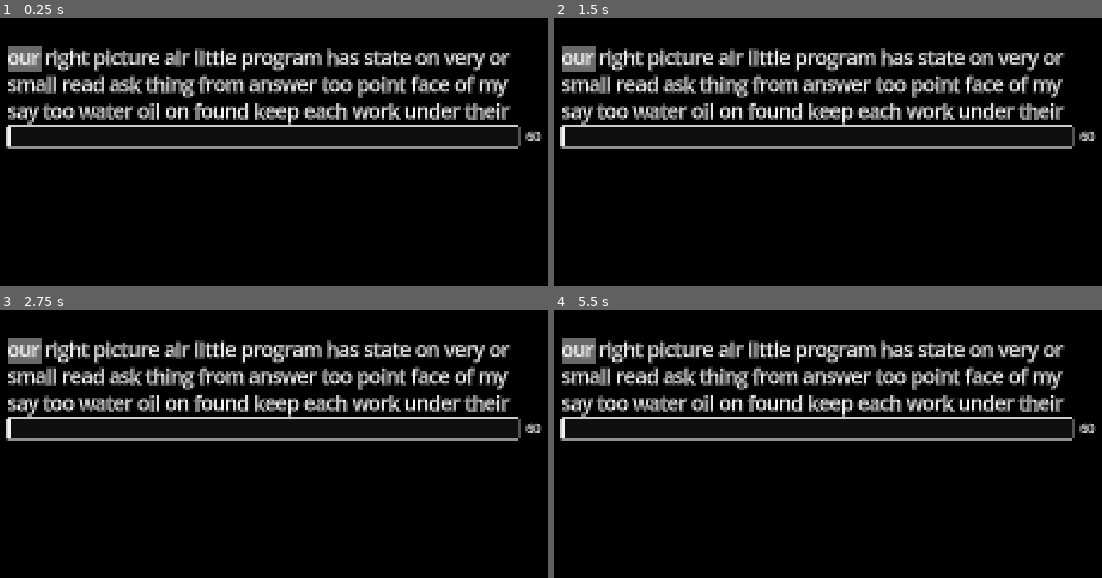
Above: before the commit, frames 1-4 (two rows, left to right).
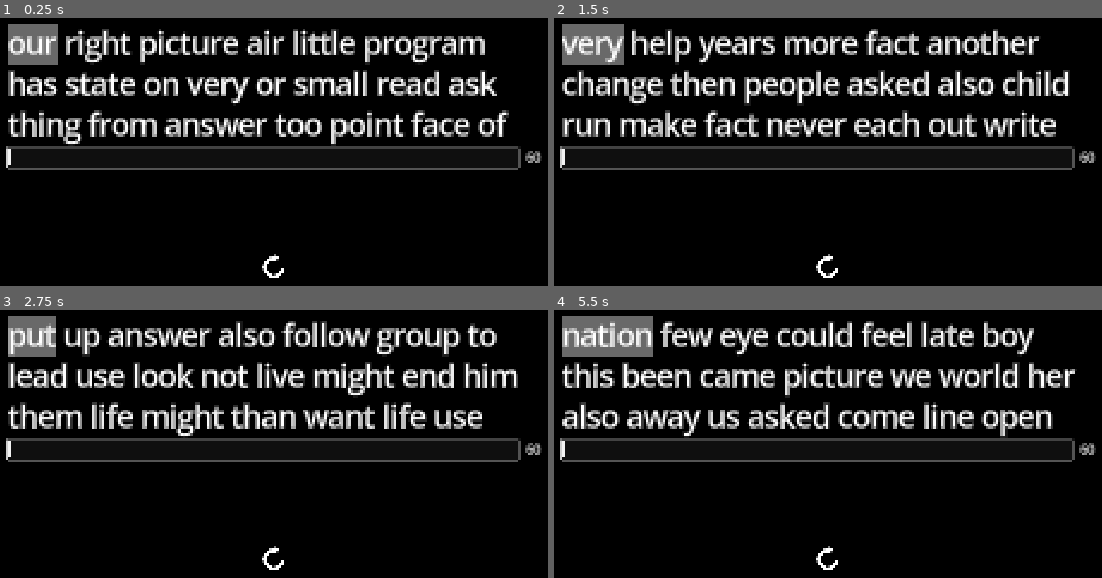
Above: after the commit, the same moments.

Repository: elensiel/typin-
Game: Godot game, scene res://scenes/main.tscn
The game is run twice, just before and just after one commit, with the same random seed, the same clock (stepped at 60 frames per second) and the same inputs.
Inputs (mouse positions are in pixels of both pictures, inside the frame that each line leads up to):
- Up to frame 1 (0.25 s): no input
- Up to frame 2 (1.5 s): click (828, 267) at 0.52 s; click (828, 267) at 1.27 s
- Up to frame 3 (2.75 s): click (274, 559) at 2.02 s
- Up to frame 4 (5.5 s): tap Enter (enter, bound only after the commit) at 2.75, 2.85, 3.8, 4.25, 4.35, 5.3 s; tap Tab (tab, bound only after the commit) at 3.05, 3.6, 4.55, 5.1 s; tap Space at 3.5, 5 s

The runs differ from the first frame. In frame 1, 23% of the frame differs, in the area x 1-99%, y 2-98%; in frame 2, 23%; in frame 3, 23%; in frame 4, 24%.

Commit message:
ADDED restart button for test loop

Diff:
--- /dev/null
+++ b/assets/sprites/Repeat-Right.svg
@@ -0,0 +1,8 @@
+<svg width="56" height="56" viewBox="0 0 56 56" fill="none" xmlns="http://www.w3.org/2000/svg">
+<g id="Icon/Repeat-Right">
+<g id="Group">
+<path id="Figure" fill-rule="evenodd" clip-rule="evenodd" d="M27 14C23.6377 14 20.3509 14.997 17.5553 16.865C14.7597 18.733 12.5807 21.388 11.2941 24.4944C10.0074 27.6007 9.67071 31.0189 10.3267 34.3165C10.9826 37.6142 12.6017 40.6433 14.9792 43.0208C17.3567 45.3983 20.3858 47.0174 23.6835 47.6733C26.9811 48.3293 30.3993 47.9926 33.5056 46.7059C36.612 45.4193 39.267 43.2403 41.135 40.4447C42.6312 38.2055 43.5686 35.6512 43.8825 32.9954C44.0121 31.8985 44.8954 31 46 31H50C51.1046 31 52.0083 31.8969 51.9201 32.9979C51.5801 37.2383 50.1624 41.3339 47.7867 44.8892C45.0397 49.0005 41.1352 52.2048 36.5671 54.097C31.9989 55.9892 26.9723 56.4843 22.1227 55.5196C17.2732 54.555 12.8187 52.174 9.32234 48.6777C5.82603 45.1813 3.44501 40.7268 2.48038 35.8773C1.51575 31.0277 2.01083 26.0011 3.90302 21.4329C5.79521 16.8648 8.99953 12.9603 13.1108 10.2133C17.222 7.46622 22.0555 6 27 6V14Z" fill="white"/>
+<path id="Polygon" d="M38.7215 8.37253C39.8382 9.17018 39.8382 10.8298 38.7215 11.6275L30.1625 17.7411C28.8387 18.6866 27 17.7404 27 16.1136L27 3.88638C27 2.25963 28.8387 1.31338 30.1625 2.25891L38.7215 8.37253Z" fill="white"/>
+</g>
+</g>
+</svg>
--- a/globals/TypingManager/word_evaluator.gd
+++ b/globals/TypingManager/word_evaluator.gd
@@ -5,7 +5,7 @@
 
 func is_typed_correct(typed: String, expected: String) -> bool:
 	var length := typed.length()
-	var is_new_char := length > _previous_typed_length
+	var is_new_char := length > _previous_typed_length # if not backspaced
 	var is_correct := length <= expected.length() and expected.begins_with(typed)
 
 	if is_correct and is_new_char:
@@ -17,6 +17,7 @@
 	return is_correct
 
 func is_word_correct(submitted: String, expected: String) -> bool:
+	# record if user did not finish the word
 	var delta := submitted.length() - expected.length()
 	if delta < 0:
 		ScoreManager.missed += -delta
--- /dev/null
+++ b/globals/input_manager.gd
@@ -0,0 +1,17 @@
+extends Node
+
+const CTRL_EQUAL := &"ctrl+equal"
+const CTRL_MINUS := &"ctrl+minus"
+const ENTER := &"enter"
+const ESC := &"esc"
+const TAB := &"tab"
+
+func _input(event: InputEvent) -> void:
+	if event.is_action_pressed(TAB):
+		_switch_focus()
+
+func _switch_focus() -> void:
+	if ObjectReferences.line_edit.has_focus():
+		ObjectReferences.restart_button.grab_focus()
+	elif ObjectReferences.restart_button.has_focus():
+		ObjectReferences.line_edit.grab_focus()
--- a/globals/object_references.gd
+++ b/globals/object_references.gd
@@ -3,3 +3,7 @@
 ## MENUS
 var test_menu: TestMenu
 var result_menu: ResultMenu
+
+## INTERACTIVE ELEMENTS
+var line_edit: LineEdit
+var restart_button: Button
--- a/project.godot
+++ b/project.godot
@@ -24,6 +24,7 @@
 TypingManager="*res://globals/TypingManager/typing_manager.gd"
 TimerManager="*res://globals/timer_manager.gd"
 ScoreManager="*res://globals/score_manager.gd"
+InputManager="*res://globals/input_manager.gd"
 StateMachine="*res://globals/state_machine.gd"
 
 [display]
@@ -44,6 +45,34 @@
 
 theme/default_font_multichannel_signed_distance_field=true
 
+[input]
+
+tab={
+"deadzone": 0.2,
+"events": [Object(InputEventKey,"resource_local_to_scene":false,"resource_name":"","device":-1,"window_id":0,"alt_pressed":false,"shift_pressed":false,"ctrl_pressed":false,"meta_pressed":false,"pressed":false,"keycode":0,"physical_keycode":4194306,"key_label":0,"unicode":0,"location":0,"echo":false,"script":null)
+]
+}
+esc={
+"deadzone": 0.2,
+"events": [Object(InputEventKey,"resource_local_to_scene":false,"resource_name":"","device":-1,"window_id":0,"alt_pressed":false,"shift_pressed":false,"ctrl_pressed":false,"meta_pressed":false,"pressed":false,"keycode":0,"physical_keycode":4194305,"key_label":0,"unicode":0,"location":0,"echo":false,"script":null)
+]
+}
+enter={
+"deadzone": 0.2,
+"events": [Object(InputEventKey,"resource_local_to_scene":false,"resource_name":"","device":-1,"window_id":0,"alt_pressed":false,"shift_pressed":false,"ctrl_pressed":false,"meta_pressed":false,"pressed":false,"keycode":0,"physical_keycode":4194309,"key_label":0,"unicode":0,"location":0,"echo":false,"script":null)
+]
+}
+ctrl+minus={
+"deadzone": 0.2,
+"events": [Object(InputEventKey,"resource_local_to_scene":false,"resource_name":"","device":-1,"window_id":0,"alt_pressed":false,"shift_pressed":false,"ctrl_pressed":true,"meta_pressed":false,"pressed":false,"keycode":0,"physical_keycode":45,"key_label":0,"unicode":0,"location":0,"echo":false,"script":null)
+]
+}
+ctrl+equal={
+"deadzone": 0.2,
+"events": [Object(InputEventKey,"resource_local_to_scene":false,"resource_name":"","device":-1,"window_id":0,"alt_pressed":false,"shift_pressed":false,"ctrl_pressed":true,"meta_pressed":false,"pressed":false,"keycode":0,"physical_keycode":61,"key_label":0,"unicode":0,"location":0,"echo":false,"script":null)
+]
+}
+
 [rendering]
 
 textures/canvas_textures/default_texture_filter=0
--- a/scenes/main.gd
+++ b/scenes/main.gd
@@ -1,2 +1,5 @@
 extends Node
 class_name Main
+
+func _ready() -> void:
+	StateMachine.change_state(StateMachine.State.NEW)
--- a/scenes/main.tscn
+++ b/scenes/main.tscn
@@ -1,8 +1,9 @@
-[gd_scene load_steps=5 format=3 uid="uid://c2dv11drklmls"]
+[gd_scene load_steps=6 format=3 uid="uid://c2dv11drklmls"]
 
 [ext_resource type="Script" uid="uid://ktj2lm5f5mg6" path="res://scenes/main.gd" id="1_o5qli"]
 [ext_resource type="PackedScene" uid="uid://c7muqacm6x235" path="res://scenes/menu/test/test.tscn" id="2_sugp2"]
 [ext_resource type="PackedScene" uid="uid://bjitrt4w0fhlc" path="res://scenes/menu/result/result.tscn" id="3_jyhfs"]
+[ext_resource type="PackedScene" uid="uid://b7w6amly5fhwg" path="res://scenes/main_ui/main_ui.tscn" id="4_jyhfs"]
 
 [sub_resource type="StyleBoxFlat" id="StyleBoxFlat_sugp2"]
 bg_color = Color(0, 0, 0, 1)
@@ -16,8 +17,11 @@
 anchor_bottom = 1.0
 grow_horizontal = 2
 grow_vertical = 2
+mouse_behavior_recursive = 1
 theme_override_styles/panel = SubResource("StyleBoxFlat_sugp2")
 
 [node name="Test" parent="." instance=ExtResource("2_sugp2")]
 
 [node name="Result" parent="." instance=ExtResource("3_jyhfs")]
+
+[node name="MainUI" parent="." instance=ExtResource("4_jyhfs")]
--- /dev/null
+++ b/scenes/main_ui/main_ui.gd
@@ -0,0 +1,5 @@
+extends Control
+class_name MainUI
+
+func _on_button_pressed() -> void:
+	StateMachine.change_state(StateMachine.State.NEW)
--- /dev/null
+++ b/scenes/main_ui/main_ui.tres
@@ -0,0 +1,4 @@
+[gd_resource type="Theme" format=3 uid="uid://cb6scrkkhpeeo"]
+
+[resource]
+MarginContainer/constants/margin_bottom = 100
--- /dev/null
+++ b/scenes/main_ui/main_ui.tscn
@@ -0,0 +1,49 @@
+[gd_scene load_steps=5 format=3 uid="uid://b7w6amly5fhwg"]
+
+[ext_resource type="Theme" uid="uid://cb6scrkkhpeeo" path="res://scenes/main_ui/main_ui.tres" id="1_4kns6"]
+[ext_resource type="Script" uid="uid://ja37bjd0eiak" path="res://scenes/main_ui/main_ui.gd" id="1_82ck7"]
+[ext_resource type="Texture2D" uid="uid://pdr5gtlc7bb1" path="res://assets/sprites/Repeat-Right.svg" id="1_jadpq"]
+
+[sub_resource type="GDScript" id="GDScript_4kns6"]
+resource_name = "button"
+script/source = "extends Button
+
+func _init() -> void:
+	ObjectReferences.restart_button = self
+"
+
+[node name="MainUI" type="Control"]
+layout_mode = 3
+anchors_preset = 15
+anchor_right = 1.0
+anchor_bottom = 1.0
+grow_horizontal = 2
+grow_vertical = 2
+mouse_behavior_recursive = 1
+theme = ExtResource("1_4kns6")
+script = ExtResource("1_82ck7")
+
+[node name="MarginContainer" type="MarginContainer" parent="."]
+layout_mode = 1
+anchors_preset = 15
+anchor_right = 1.0
+anchor_bottom = 1.0
+grow_horizontal = 2
+grow_vertical = 2
+
+[node name="VBoxContainer" type="VBoxContainer" parent="MarginContainer"]
+layout_mode = 2
+size_flags_vertical = 8
+
+[node name="Button" type="Button" parent="MarginContainer/VBoxContainer"]
+layout_mode = 2
+size_flags_horizontal = 4
+mouse_behavior_recursive = 2
+mouse_default_cursor_shape = 2
+action_mode = 0
+icon = ExtResource("1_jadpq")
+flat = true
+icon_alignment = 1
+script = SubResource("GDScript_4kns6")
+
+[connection signal="pressed" from="MarginContainer/VBoxContainer/Button" to="." method="_on_button_pressed"]
--- a/scenes/menu/test/label.gd
+++ /dev/null
@@ -1,4 +0,0 @@
-extends Label
-
-func _enter_tree() -> void:
-	TimerManager.connect_label(self)
--- a/scenes/menu/test/line_edit.gd
+++ /dev/null
@@ -1,4 +0,0 @@
-extends LineEdit
-
-func _enter_tree() -> void:
-	TypingManager.connect_line_edit(self)
--- a/scenes/menu/test/test.gd
+++ b/scenes/menu/test/test.gd
@@ -3,6 +3,3 @@
 
 func _init() -> void:
 	ObjectReferences.test_menu = self
-
-func _ready() -> void:
-	StateMachine.change_state(StateMachine.State.NEW)
--- a/scenes/menu/test/test.tres
+++ b/scenes/menu/test/test.tres
@@ -5,6 +5,6 @@
 [resource]
 Label/font_sizes/font_size = 30
 LineEdit/font_sizes/font_size = 30
-RichTextLabel/font_sizes/normal_font_size = 46
+RichTextLabel/font_sizes/normal_font_size = 70
 VSeparator/constants/separation = 10
 VSeparator/styles/separator = SubResource("StyleBoxEmpty_y1ptq")
--- a/scenes/menu/test/test.tscn
+++ b/scenes/menu/test/test.tscn
@@ -7,6 +7,9 @@
 [sub_resource type="GDScript" id="GDScript_0d8ue"]
 resource_name = "line_edit"
 script/source = "extends LineEdit
+
+func _init() -> void:
+	ObjectReferences.line_edit = self
 
 func _enter_tree() -> void:
 	TypingManager.connect_line_edit(self)
@@ -57,6 +60,10 @@
 size_flags_horizontal = 3
 mouse_behavior_recursive = 2
 placeholder_text = " "
+keep_editing_on_text_submit = true
+context_menu_enabled = false
+emoji_menu_enabled = false
+middle_mouse_paste_enabled = false
 script = SubResource("GDScript_0d8ue")
 
 [node name="VSeparator" type="VSeparator" parent="CenterContainer/VBoxContainer/HBoxContainer"]
Not shown, added: globals/input_manager.gd.uid
Not shown, added: scenes/main_ui/main_ui.gd.uid
Not shown, removed: scenes/menu/test/label.gd.uid
Not shown, removed: scenes/menu/test/line_edit.gd.uid
